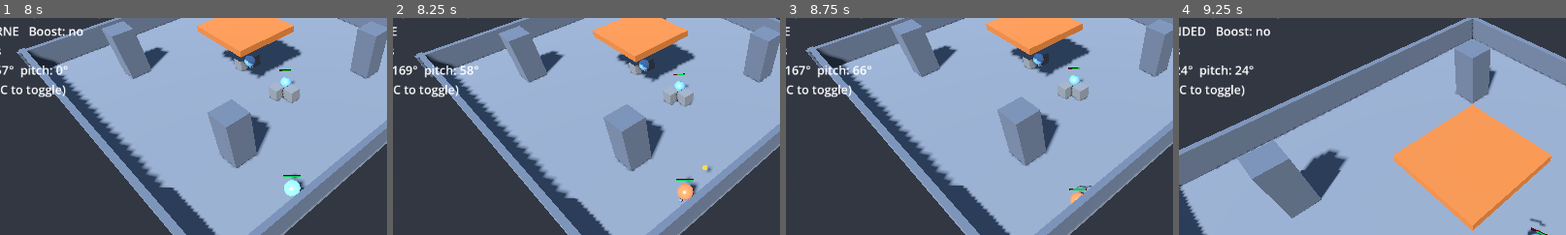
Above: before the commit, frames 1-4 (left to right).
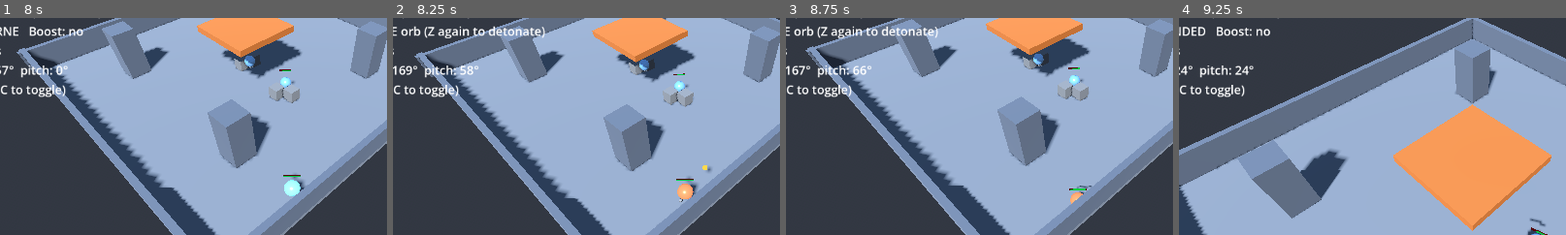
Above: after the commit, the same moments.

Repository: Thiiamas/Spheres
Game: Godot game, scene res://Main.tscn
Two runs of this game, one before a commit and one after it. Both use one fixed random seed, a clock stepped at 60 frames per second and the inputs below.
Inputs (mouse positions are % of the whole screen's width and height, from its top left):
- Up to frame 1 (8 s): tap Enter (ui_accept) at 0.5 s; move the mouse to (55, 50) at 0.52 s; hold D (move_right) 0.53-1.28 s; tap Z (aoe) at 0.6, 1.55, 2.1, 3.05, 4.55, 6.05, 7.55 s; tap Space (jump) at 0.77, 1.52, 3.02, 3.77, 4.52, 6.02, 6.77, 7.52 s; tap A (attack) at 0.8, 1.35, 2.3, 2.85, 3.8, 5.3, 6.8 s; move the mouse to (45, 50) at 1.27 s; hold S (move_back) 1.28-2.03 s; move the mouse to (52, 48) at 2.02 s; hold D (move_right) 2.03-3.53 s; move the mouse to (49, 52) at 2.77 s; move the mouse to (57, 51) at 3.52 s; hold Shift (boost) 3.53-4.28 s; hold Q (move_left) 3.53-5.03 s; move the mouse to (42, 49) at 4.27 s; tap Down (cam_pan_down) at 4.35 s; move the mouse to (51, 50) at 5.02 s; hold S (move_back) 5.03-5.78 s; tap Left (cam_pan_left) at 5.1 s; move the mouse to (46, 48) at 5.77 s; hold D (move_right) from 5.78 s (still down); tap Right (cam_pan_right) at 5.85 s; move the mouse to (55, 50) at 6.52 s; tap Up (cam_pan_up) at 6.6 s; move the mouse to (45, 50) at 7.27 s; tap C (camera_toggle) at 7.35 s
- Up to frame 2 (8.25 s): move the mouse to (60, 28) at 8.02 s; release D (move_right) at 8.03 s; hold S (move_back) from 8.03 s (still down); tap F (mode_toggle) at 8.1 s; click (60, 28) at 8.17 s
- Up to frame 3 (8.75 s): keep holding S (move_back); tap A (attack) at 8.3 s
- Up to frame 4 (9.25 s): move the mouse to (45, 70) at 8.77 s; release S (move_back) at 8.78 s; hold Q (move_left) from 8.78 s (still down); tap Tab (transfer) at 8.85 s; click (45, 70) at 8.92 s; tap Space (jump) at 9.02 s; tap Z (aoe) at 9.05 s
The pictures show only the part of the screen within x 12-62%, y 10-60%; the shares and areas given below are measured in that part.

Frame 1 is identical in both runs. In frame 2, 0.8% of the frame differs, in the area x 2-40%, y 3-10%; in frame 3, 0.8%; in frame 4, nothing differs.

Commit message:
Make AOE a Lux-E-style traveling orb instead of instant self-blast
Z now launches an AoeOrb toward the mouse aim point (via the camera AimStrategy)
instead of detonating instantly on the sphere. The orb travels there and
detonates on recast (press Z again, free) or when its fuse expires
(aoe_fuse_time, default 2s, configurable). On detonation it does the
intersect_shape damage query (in its own physics step) and spawns the AoeBlast
visual.

- New AoeOrb.tscn/gd; SphereController tracks _active_orb, launches/recasts via
  try_cast_aoe(); removed the old instant _perform_aoe path.
- New exports: aoe_orb_scene, aoe_fuse_time, aoe_orb_speed.
- HUD hint + phase1/phase4/PLAN docs updated.

Verified headless: orb launches and travels toward target, recast detonates
(enemy 40->5) and frees the orb, and the fuse auto-detonates.

Co-Authored-By: Claude Opus 4.8 <noreply@anthropic.com>

Diff:
--- /dev/null
+++ b/AoeOrb.gd
@@ -0,0 +1,75 @@
+extends Node3D
+class_name AoeOrb
+
+## A Lux-E-style area orb. Launched toward an aim point, it travels there and
+## then detonates — either on recast (the caster calls detonate()) or when its
+## fuse expires. On detonation it damages every enemy within `radius` and spawns
+## a blast visual.
+##
+## The damage query runs in _physics_process so it's always physics-safe; recast
+## just shortens the fuse to detonate on the next physics step.
+
+var travel_speed: float = 18.0
+var fuse_time: float = 2.0
+var radius: float = 5.0
+var damage: float = 35.0
+var blast_scene: PackedScene
+
+var _target: Vector3
+var _fuse_left: float = 2.0
+var _exploded: bool = false
+
+
+## Configure the orb right after instancing (before/just after add_child).
+func setup(target: Vector3, p_radius: float, p_damage: float, p_fuse: float, p_speed: float, p_blast: PackedScene) -> void:
+	_target = target
+	radius = p_radius
+	damage = p_damage
+	fuse_time = p_fuse
+	travel_speed = p_speed
+	blast_scene = p_blast
+	_fuse_left = p_fuse
+
+
+## Request detonation now (recast). Defers to the next physics step.
+func detonate() -> void:
+	_fuse_left = 0.0
+
+
+func _physics_process(delta: float) -> void:
+	# Glide toward the aim point, stopping once we arrive.
+	var to := _target - global_position
+	var dist := to.length()
+	if dist > 0.05:
+		global_position += to / dist * minf(travel_speed * delta, dist)
+
+	_fuse_left -= delta
+	if _fuse_left <= 0.0:
+		_explode()
+
+
+func _explode() -> void:
+	if _exploded:
+		return
+	_exploded = true
+
+	var space := get_world_3d().direct_space_state
+	var shape := SphereShape3D.new()
+	shape.radius = radius
+	var query := PhysicsShapeQueryParameters3D.new()
+	query.shape = shape
+	query.transform = Transform3D(Basis(), global_position)
+	query.collision_mask = 2 # enemies live on physics layer 2
+	for hit in space.intersect_shape(query, 64):
+		var body = hit.get("collider")
+		if body and body.has_method("take_hit"):
+			body.take_hit(damage)
+
+	if blast_scene:
+		var fx := blast_scene.instantiate()
+		get_tree().current_scene.add_child(fx)
+		fx.global_position = global_position
+		if fx.has_method("play"):
+			fx.play(radius)
+
+	queue_free()
--- /dev/null
+++ b/AoeOrb.tscn
@@ -0,0 +1,22 @@
+[gd_scene load_steps=4 format=3]
+
+[ext_resource type="Script" path="res://AoeOrb.gd" id="1_orb"]
+
+[sub_resource type="StandardMaterial3D" id="Mat_orb"]
+transparency = 1
+shading_mode = 0
+albedo_color = Color(0.5, 0.9, 1, 0.7)
+emission_enabled = true
+emission = Color(0.4, 0.85, 1, 1)
+emission_energy_multiplier = 4.0
+
+[sub_resource type="SphereMesh" id="Mesh_orb"]
+material = SubResource("Mat_orb")
+radius = 0.4
+height = 0.8
+
+[node name="AoeOrb" type="Node3D"]
+script = ExtResource("1_orb")
+
+[node name="MeshInstance3D" type="MeshInstance3D" parent="."]
+mesh = SubResource("Mesh_orb")
--- a/HUD.gd
+++ b/HUD.gd
@@ -37,7 +37,7 @@
 		lines.append("Sphere: %d/%d  (Tab to transfer)" % [Consciousness.current_index + 1, count])
 	lines.append("Mode: %s  (F to switch)" % mode_name)
 	if ball.mode == SphereController.Mode.ATTACK:
-		lines.append("  A: fire   Z: AOE")
+		lines.append("  A: fire   Z: AOE orb (Z again to detonate)")
 	else:
 		lines.append("Phase: %s   Boost: %s" % [phase_name, ("yes" if boosting else "no")])
 	lines.append("Speed: %.1f m/s" % ball.linear_velocity.length())
--- a/Sphere.tscn
+++ b/Sphere.tscn
@@ -1,10 +1,11 @@
-[gd_scene load_steps=19 format=3]
+[gd_scene load_steps=20 format=3]
 
 [ext_resource type="Script" uid="uid://bbve772w8ey0t" path="res://SphereController.gd" id="1_ctrl"]
 [ext_resource type="Script" uid="uid://dnopq63lncmyw" path="res://Reactor.gd" id="2_react"]
 [ext_resource type="Script" path="res://HPBar3D.gd" id="3_hpbar"]
 [ext_resource type="PackedScene" path="res://Projectile.tscn" id="4_proj"]
 [ext_resource type="PackedScene" path="res://AoeBlast.tscn" id="5_aoe"]
+[ext_resource type="PackedScene" path="res://AoeOrb.tscn" id="6_orb"]
 
 [sub_resource type="SphereMesh" id="Sphere_ball"]
 
@@ -75,6 +76,7 @@
 double_jump_force = 4.0
 boost_force = 12.0
 projectile_scene = ExtResource("4_proj")
+aoe_orb_scene = ExtResource("6_orb")
 aoe_effect_scene = ExtResource("5_aoe")
 hp_bar = NodePath("HPBar3D")
 ball_mesh = NodePath("MeshInstance3D")
--- a/SphereController.gd
+++ b/SphereController.gd
@@ -69,13 +69,20 @@
 @export var projectile_damage: float = 35.0
 
 @export_group("AOE Attack")
-## Cosmetic blast spawned on the "aoe" action (Z) in ATTACK mode.
+## Orb launched on the "aoe" action (Z) in ATTACK mode; flies to the aim point
+## and detonates on recast or when its fuse expires (Lux-E style).
+@export var aoe_orb_scene: PackedScene
+## Cosmetic blast spawned when the orb detonates.
 @export var aoe_effect_scene: PackedScene
-## Radius of the area blast.
+## Radius of the detonation.
 @export var aoe_radius: float = 5.0
 ## Damage dealt to every enemy in the radius.
 @export var aoe_damage: float = 35.0
-## Minimum seconds between blasts.
+## Seconds before the orb auto-detonates if not recast.
+@export var aoe_fuse_time: float = 2.0
+## Orb travel speed toward the aim point.
+@export var aoe_orb_speed: float = 18.0
+## Minimum seconds between launches (recasting to detonate is free).
 @export var aoe_cooldown: float = 3.0
 
 @export_group("References")
@@ -101,7 +108,7 @@
 
 var _attack_timer: float = 0.0
 var _aoe_timer: float = 0.0
-var _aoe_pending: bool = false # set in input, consumed in physics (space queries need physics)
+var _active_orb: AoeOrb = null # the in-flight AOE orb, if any (for recast detonation)
 
 # Per-instance copy of the ball material so recolouring doesn't touch the shared resource.
 var _mode_material: StandardMaterial3D = null
@@ -157,11 +164,6 @@
 
 	if _control:
 		_control.physics(physics_state)
-
-	# Area queries must run in the physics step; the attack state only requests.
-	if _aoe_pending:
-		_aoe_pending = false
-		_perform_aoe()
 
 
 # --- Control state machine -------------------------------------------------
@@ -315,11 +317,16 @@
 	_fire_projectile()
 
 
+## AOE input. With an orb in flight, recast detonates it (free). Otherwise, if
+## off cooldown, launch a new orb toward the aim point.
 func try_cast_aoe() -> void:
+	if is_instance_valid(_active_orb):
+		_active_orb.detonate()
+		return
 	if _aoe_timer > 0.0:
 		return
 	_aoe_timer = aoe_cooldown
-	_aoe_pending = true # executed next physics step (see _integrate_forces)
+	_launch_aoe_orb()
 
 
 ## Fire a projectile toward where the mouse is aiming. The camera resolves the
@@ -342,32 +349,21 @@
 		proj.launch(dir, projectile_damage, projectile_speed)
 
 
-## Damage every enemy within aoe_radius and spawn the blast visual. Run from the
-## physics step so the shape query is valid.
-func _perform_aoe() -> void:
-	var space := get_world_3d().direct_space_state
-	var shape := SphereShape3D.new()
-	shape.radius = aoe_radius
-	var query := PhysicsShapeQueryParameters3D.new()
-	query.shape = shape
-	query.transform = Transform3D(Basis(), global_position)
-	query.collision_mask = 2 # enemies live on physics layer 2
-	for hit in space.intersect_shape(query, 64):
-		var body = hit.get("collider")
-		if body and body.has_method("take_hit"):
-			body.take_hit(aoe_damage)
-
-	if aoe_effect_scene:
-		# Defer the spawn so we don't add a node mid-physics-step.
-		_spawn_aoe_effect.call_deferred(global_position)
-
-
-func _spawn_aoe_effect(at: Vector3) -> void:
-	var fx := aoe_effect_scene.instantiate()
-	get_tree().current_scene.add_child(fx)
-	fx.global_position = at
-	if fx.has_method("play"):
-		fx.play(aoe_radius)
+## Launch an AOE orb toward where the mouse is aiming (camera resolves the world
+## point via its AimStrategy). The orb travels there and detonates on recast or
+## when its fuse expires; it carries its own radius/damage/blast.
+func _launch_aoe_orb() -> void:
+	if aoe_orb_scene == null or camera == null:
+		return
+	var origin := global_position
+	var target := camera.get_aim_target(origin)
+
+	var orb := aoe_orb_scene.instantiate()
+	get_tree().current_scene.add_child(orb)
+	orb.global_position = origin
+	if orb is AoeOrb:
+		orb.setup(target, aoe_radius, aoe_damage, aoe_fuse_time, aoe_orb_speed, aoe_effect_scene)
+	_active_orb = orb
 
 
 ## Leave the consciousness pool (which reassigns control if this was the active
Not shown, added: AoeOrb.gd.uid
Not shown, changed: Docs/PLAN.md
Not shown, changed: Docs/phase1_movement.md
Not shown, changed: Docs/phase4_loop.md
